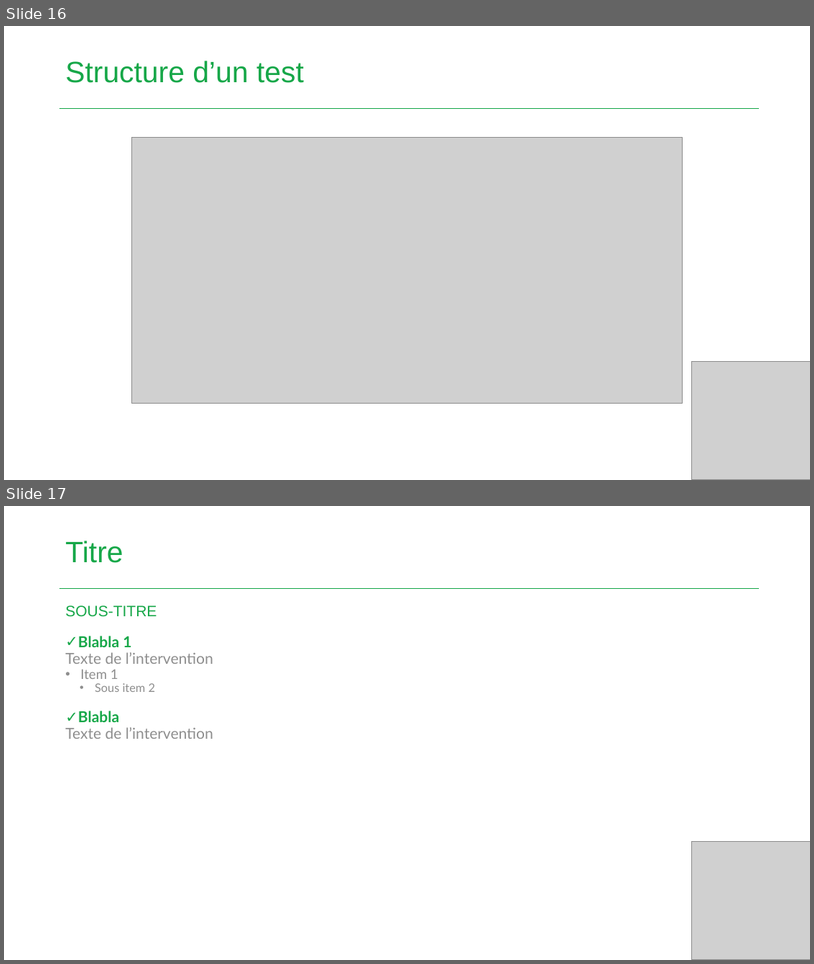
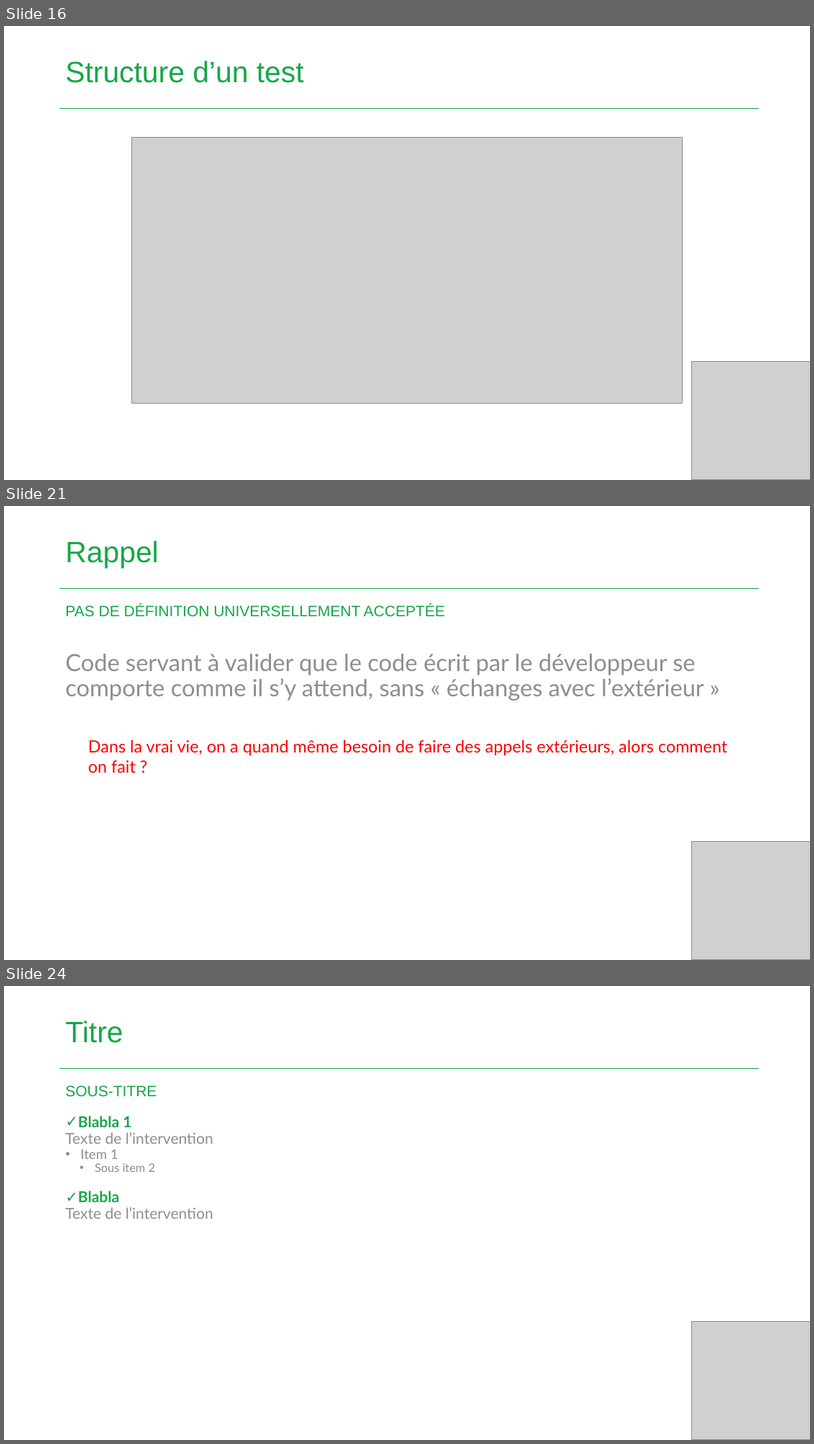
Before and after one commit to thomasbenard/formation-demos, a slide deck: unittest1/DEMOS-unitest1.pptx. Shown one above the other, each under a label of ours: slides 16 and 17 before the commit, slides 16, 21 and 24 after it; the slides between them are not shown. The pictures are 814x964 and 814x1444 pixels, drawn with LibreOffice and Linux fonts; fonts in the diff are those of the drawing; grey boxes stand for pictures; background and template pictures are left out. Boxes give left, top, right and bottom in pixels: in the first picture for what was removed or moved away, otherwise in the second. Text is boxed around its words. In the diff, an @@ line names an element or a change of style, - is before the commit and + after.

```diff
--- a/unittest1/DEMOS-unitest1.pptx
+++ b/unittest1/DEMOS-unitest1.pptx
@@ slide 21 added at (4, 506, 810, 960), background #FFFFFF; not listed: 1 template element that a slide beside it also shows @@
@@ title added at (65, 541, 158, 569), 35 pt, text #16A748 @@
+Rappel
@@ text added at (65, 604, 705, 700), 28 pt, text #8E8E8E @@
+PAS DE DÉFINITION UNIVERSELLEMENT ACCEPTÉE
+    Code servant à valider que le code écrit par le développeur se comporte comme il s’y attend, sans « échanges avec l’extérieur »
@@ text added at (88, 739, 728, 772), 20 pt, text #FF0000 @@
+Dans la vrai vie, on a quand même besoin de faire des appels extérieurs, alors comment on fait ?
@@ picture added at (692, 841, 810, 960) @@
@@ what was slide 17 is now slide 24 @@
```
Also in this commit, not shown: 1 slide changed, 7 other slides added, 1 slide removed.
